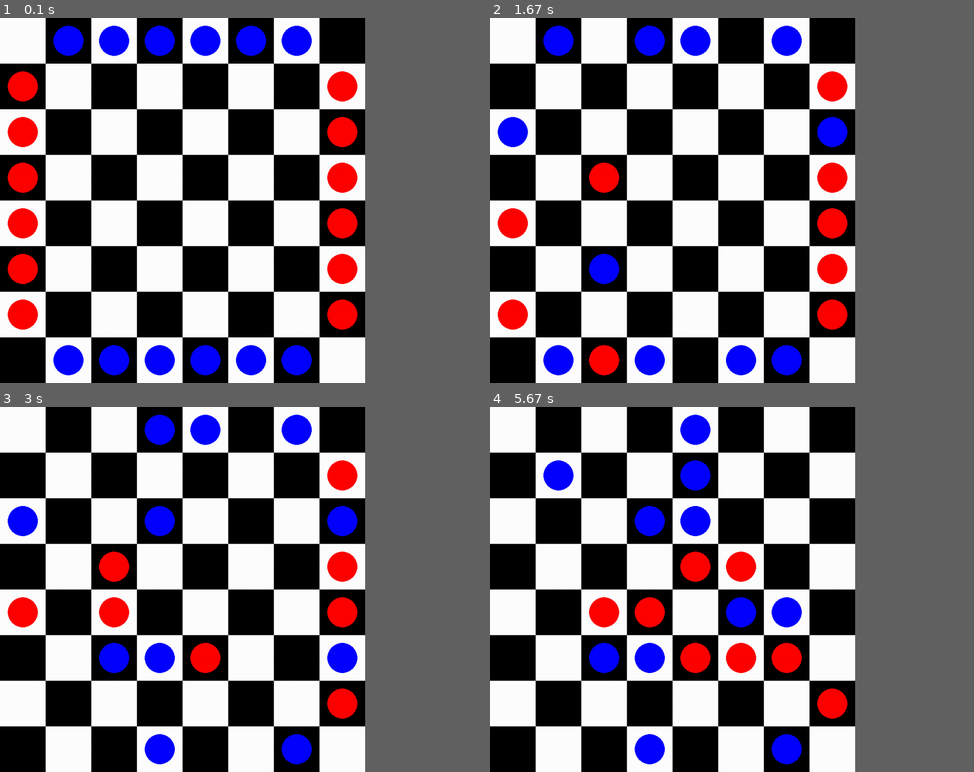
Above: before the commit, frames 1-4 (two rows, left to right).
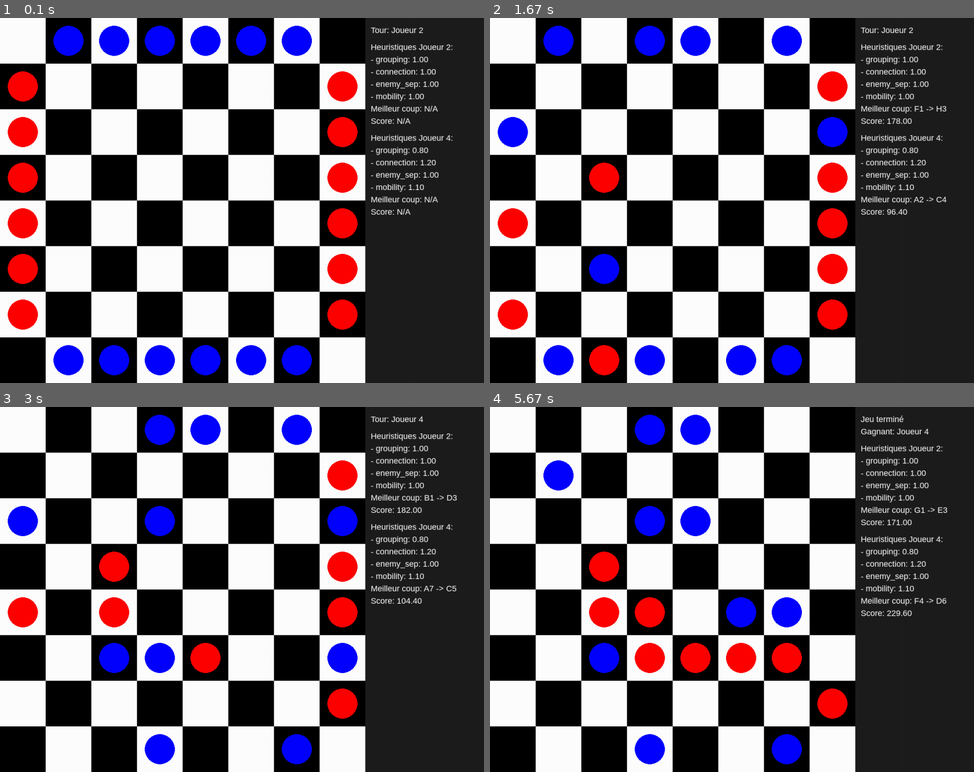
Above: after the commit, the same moments.

Repository: sidramon/LOA-ML
Game: pygame game, started from src/preview_pygame.py
The game is run twice, just before and just after one commit, with the same random seed, the same clock (stepped at 60 frames per second) and the same inputs.
Inputs:
- Up to frame 1 (0.1 s): no input
- Up to frame 2 (1.67 s): no input
- Up to frame 3 (3 s): no input
- Up to frame 4 (5.67 s): no input
In our replay, the window is 679x679 before the commit and 900x679 after it. These sizes can differ from the game's own. Grey fills any space a smaller window leaves; there, only what the larger window draws over its background counts as a difference.

The runs differ from the first frame. In frame 1, 2.3% of the frame differs, in the area x 28-94%, y 0-100%; in frame 2, 2.4%; in frame 3, 2.4%; in frame 4, 4.9%, in the area x 20-95%, y 0-100%.

Commit message:
Handle connected wins and add heuristic sidebar

Diff:
--- a/src/board.py
+++ b/src/board.py
@@ -106,9 +106,21 @@
         return 0 <= x < 8 and 0 <= y < 8
 
     def is_game_over(self):
-        return self.countPlayer2 == 0 or self.countPlayer4 == 0
+        return (
+            self.countPlayer2 == 0
+            or self.countPlayer4 == 0
+            or self.isWinningState(2)
+            or self.isWinningState(4)
+        )
 
     def get_winner(self):
+        player2_win = self.isWinningState(2)
+        player4_win = self.isWinningState(4)
+
+        if player2_win and not player4_win:
+            return 2
+        if player4_win and not player2_win:
+            return 4
         if self.countPlayer2 == 0:
             return 4
         if self.countPlayer4 == 0:
--- a/src/cpu.py
+++ b/src/cpu.py
@@ -7,6 +7,8 @@
     def __init__(self, player, weights):
         self.player = player
         self.weights = weights
+        self.last_best_move = None
+        self.last_best_score = None
 
     def evaluate(self, board: Board):
         f = board.evaluate_features(self.player)
@@ -71,4 +73,6 @@
                 bestScore = score
                 bestMove = mv
 
+        self.last_best_move = bestMove
+        self.last_best_score = bestScore
         return bestMove
--- a/src/preview_pygame.py
+++ b/src/preview_pygame.py
@@ -3,14 +3,18 @@
 from cpu import CPUPlayer
 
 # Constants
-WIDTH, HEIGHT = 800, 800
 GRID_SIZE = 100
+BOARD_PIXELS = GRID_SIZE * 8
+SIDEBAR_WIDTH = 260
+SCREEN_WIDTH = BOARD_PIXELS + SIDEBAR_WIDTH
+SCREEN_HEIGHT = BOARD_PIXELS
 FPS = 30
 MOVE_INTERVAL_MS = 250
 
 # Colors
 WHITE = (255, 255, 255)
 BLACK = (0, 0, 0)
+SIDEBAR_BG = (30, 30, 30)
 PLAYER2_COLOR = (0, 0, 255)  # Blue for player 2
 PLAYER4_COLOR = (255, 0, 0)  # Red for player 4
 
@@ -31,11 +35,55 @@
                 pygame.draw.circle(screen, PLAYER4_COLOR, rect.center, GRID_SIZE // 3)
 
 
+def format_move(move):
+    if move is None:
+        return "N/A"
+    return f"{chr(move.fc + ord('A'))}{move.fr + 1} -> {chr(move.tc + ord('A'))}{move.tr + 1}"
+
+
+def draw_sidebar(screen, board, player2, player4, current_player, game_over, font):
+    sidebar_rect = pygame.Rect(BOARD_PIXELS, 0, SIDEBAR_WIDTH, SCREEN_HEIGHT)
+    pygame.draw.rect(screen, SIDEBAR_BG, sidebar_rect)
+
+    def blit_line(text, y_offset):
+        surf = font.render(text, True, WHITE)
+        screen.blit(surf, (BOARD_PIXELS + 12, y_offset))
+        return y_offset + surf.get_height() + 6
+
+    y = 16
+    if game_over:
+        winner = board.get_winner()
+        status = "Jeu terminé"
+        winner_text = f"Gagnant: Joueur {winner}" if winner else "Match nul"
+        y = blit_line(status, y)
+        y = blit_line(winner_text, y)
+    else:
+        y = blit_line(f"Tour: Joueur {current_player}", y)
+
+    def render_cpu_info(cpu, y_offset):
+        y_cursor = blit_line(f"Heuristiques Joueur {cpu.player}:", y_offset + 10)
+        for key in ["grouping", "connection", "enemy_sep", "mobility"]:
+            val = cpu.weights.get(key, 0)
+            y_cursor = blit_line(f"- {key}: {val:.2f}", y_cursor)
+
+        move_text = format_move(cpu.last_best_move)
+        score_text = (
+            f"{cpu.last_best_score:.2f}" if cpu.last_best_score is not None else "N/A"
+        )
+        y_cursor = blit_line(f"Meilleur coup: {move_text}", y_cursor)
+        y_cursor = blit_line(f"Score: {score_text}", y_cursor)
+        return y_cursor
+
+    y = render_cpu_info(player2, y)
+    render_cpu_info(player4, y)
+
+
 def main():
     pygame.init()
-    screen = pygame.display.set_mode((WIDTH, HEIGHT))
+    screen = pygame.display.set_mode((SCREEN_WIDTH, SCREEN_HEIGHT))
     pygame.display.set_caption("Board Game Preview")
     clock = pygame.time.Clock()
+    font = pygame.font.SysFont("arial", 18)
 
     board = Board()  # Initialize the game board
     player2 = CPUPlayer(
@@ -89,6 +137,7 @@
 
         screen.fill(BLACK)
         draw_board(screen, board)
+        draw_sidebar(screen, board, player2, player4, current_player, game_over, font)
         pygame.display.flip()
         clock.tick(FPS)
 
